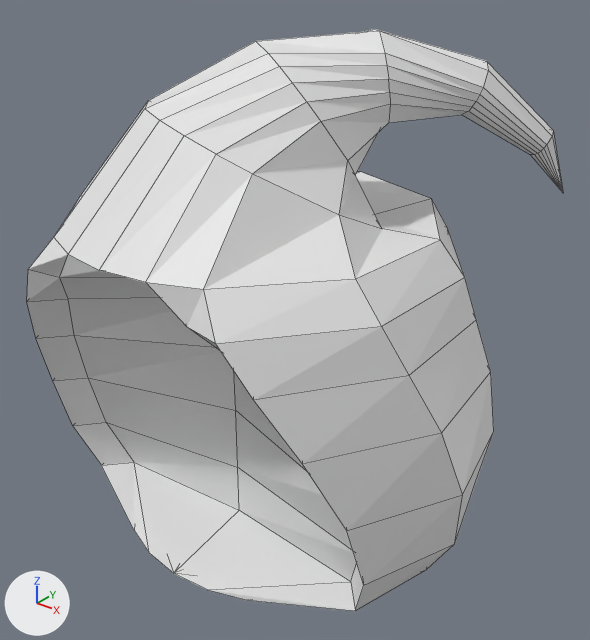
Two versions of the Blender file styles/lowpoly/parts/headwear/headwear-hood-block.blend, one commit apart.
Rendered twice from a 50 mm camera at (0.694, -0.791, 1.58) aimed at (0.043, 0.023, 1.076). The lights are fixed; the arrows at lower left show +X, +Y and +Z. The older version comes first. Mesh edges are drawn as thin lines.

The first picture shows 'part_headwear'.
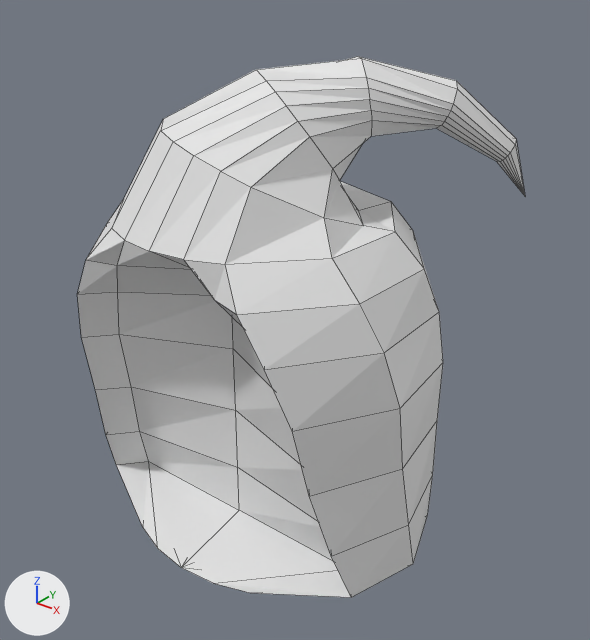
Pixel boxes (x1, y1, x2, y2) of what changed, in the pictures (590 x 640 px):
'part_headwear', reshaped (16% narrower, 7% shorter): before (27, 29, 563, 611); after (77, 56, 525, 597)

The change in detail:
me_part_headwear is used by ob_part_headwear; location (0.0, 0.0, 0.0).
me_part_headwear had 157 vertices, 161 faces and spanned x -0.348..0.348, y -0.27..0.28, z 0.745..1.462.
me_part_headwear now has 157 vertices, 161 faces and spans x -0.27..0.27, y -0.196..0.248, z 0.745..1.43.
me_part_headwear part 1: 152 of 157 vertices moved; they spanned x -0.348..0.348, y -0.27..0.28, z 0.745..1.462 and now span x -0.27..0.27, y -0.196..0.248, z 0.745..1.43; mean shift (-0.007, -0.003, -0.007); largest move (0.348, -0.029, 0.95) -> (0.263, -0.03, 0.95).
